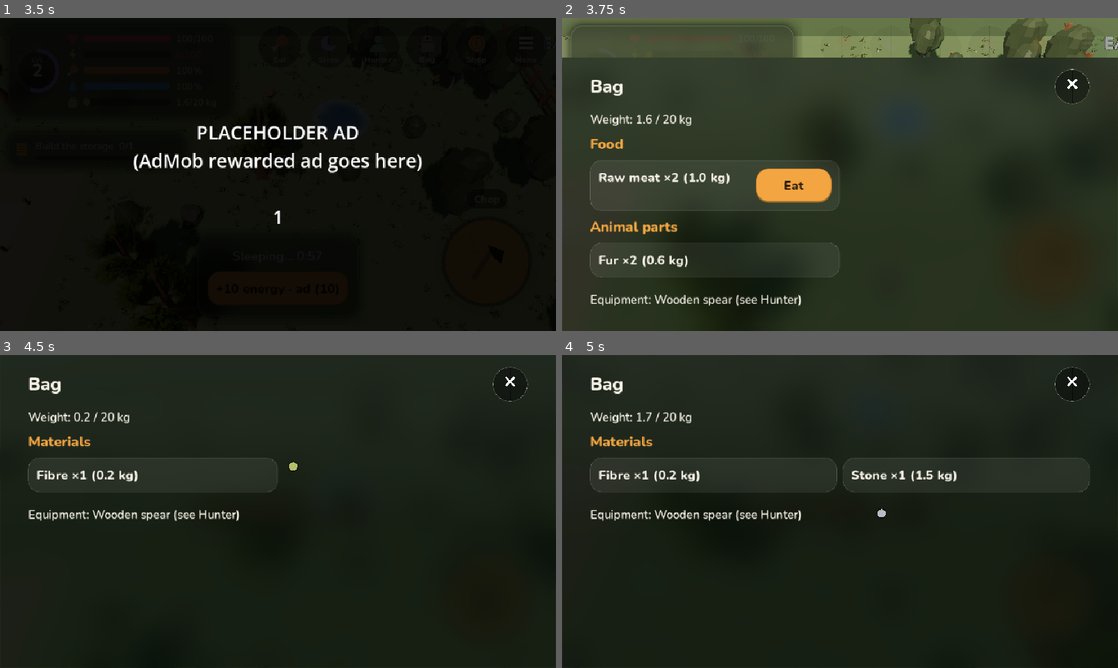
Above: before the commit, frames 1-4 (two rows, left to right).
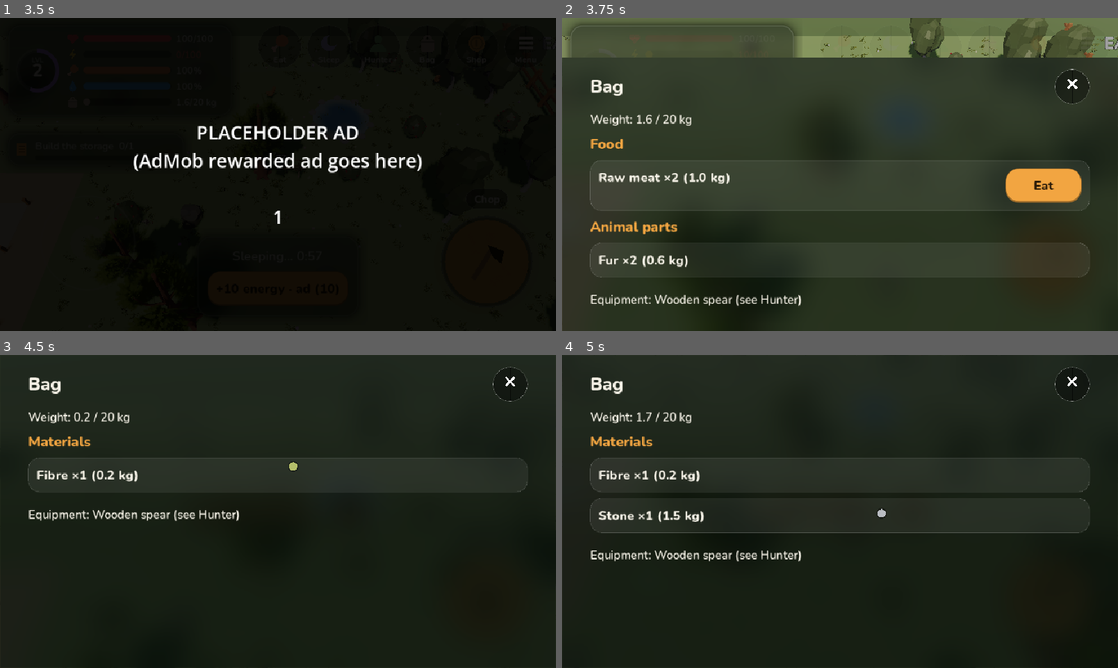
Above: after the commit, the same moments.

Repository: kallistesoft/huntingGame
Game: Godot game, scene res://tests/smoke_test.tscn
The game is run twice, just before and just after one commit, with the same random seed, the same clock (stepped at 60 frames per second) and the same inputs. This scene is started directly instead of the project's main scene.
Inputs (mouse positions are in pixels of both pictures, inside the frame that each line leads up to):
- Up to frame 1 (3.5 s): click (328, 46) at 0.5 s; click (328, 46) at 1.25 s; click (278, 46) at 2 s; click (378, 46) at 2.77 s
- Up to frame 2 (3.75 s): click (990, 46) at 3.52 s
- Up to frame 3 (4.5 s): tap Enter at 4.25 s; move the mouse to (400, 495) at 4.27 s; hold D from 4.28 s (still down); tap E at 4.35 s; click (400, 495) at 4.42 s
- Up to frame 4 (5 s): keep holding D; tap Space at 4.52, 4.82 s

Frame 1 is identical in both runs. In frame 2, 3.1% of the frame differs, in the area x 34-95%, y 45-83%; in frame 3, 0.1%; in frame 4, 1.8%.

Commit message:
Windows fit every screen shape; ship 32-bit ARM too
On a 16:10 tablet the crafting window was wider than the screen: the
two-column card grid pushed the sheet past the edge, cutting off the
right column's Craft buttons and the close button. panel_shell._new_grid
picks the column count from the viewport width (two on wide phones, one
at 16:9, 16:10 and 4:3), used by the category grids and the Hunter
window. Checked on the emulator with wm size overrides at 4:3, 16:10,
16:9, 19:9, 20:9 and 21:9.

The Android preset now builds armeabi-v7a next to arm64-v8a so 32-bit
phones are not refused by the store.

Co-Authored-By: Claude Fable 5.1 <noreply@anthropic.com>

Diff:
--- a/scripts/ui/panel.gd
+++ b/scripts/ui/panel.gd
@@ -437,12 +437,7 @@
 		totals.append("Hunger and thirst %d%% slower" % drain)
 	_label("Level %d · %s" % [Game.level, " · ".join(totals)])
 	_heading("Equipment")
-	_grid = GridContainer.new()
-	_grid.columns = GRID_COLUMNS
-	_grid.mouse_filter = Control.MOUSE_FILTER_PASS
-	_grid.add_theme_constant_override("h_separation", 10)
-	_grid.add_theme_constant_override("v_separation", 10)
-	_content.add_child(_grid)
+	_new_grid()
 	for slot in Data.SLOTS:
 		_slot_card(slot)
 	_grid = null
--- a/scripts/ui/panel_shell.gd
+++ b/scripts/ui/panel_shell.gd
@@ -8,7 +8,8 @@
 const Style := preload("res://scripts/ui/style.gd")
 const IconButton := preload("res://scripts/ui/icon_button.gd")
 const IconRect := preload("res://scripts/ui/icon_rect.gd")
-const GRID_COLUMNS := 2
+const GRID_COLUMNS := 2 # at most; fewer when the cards would not fit
+const GRID_MIN_CARD := 480.0 # narrowest a recipe card lays out cleanly, in UI pixels
 const SCROLL_DEADZONE := 14
 
 var _dim: ColorRect
@@ -373,8 +374,15 @@
 ## A category heading; the rows after it go into a grid under it.
 func _section(category: String) -> void:
 	_heading(Data.CATEGORIES[category])
+	_new_grid()
+
+
+## Starts a card grid in the content. Two columns on a wide phone, one on a
+## 16:10 tablet where two cards would push the sheet past the screen edge.
+func _new_grid() -> void:
 	_grid = GridContainer.new()
-	_grid.columns = GRID_COLUMNS
+	var width := get_viewport_rect().size.x - 96 # the sheet's side margins
+	_grid.columns = clampi(int((width + 10) / (GRID_MIN_CARD + 10)), 1, GRID_COLUMNS)
 	_grid.mouse_filter = Control.MOUSE_FILTER_PASS
 	_grid.add_theme_constant_override("h_separation", 10)
 	_grid.add_theme_constant_override("v_separation", 10)
Not shown, changed: export_presets.cfg
Not shown, changed: CLAUDE.md
